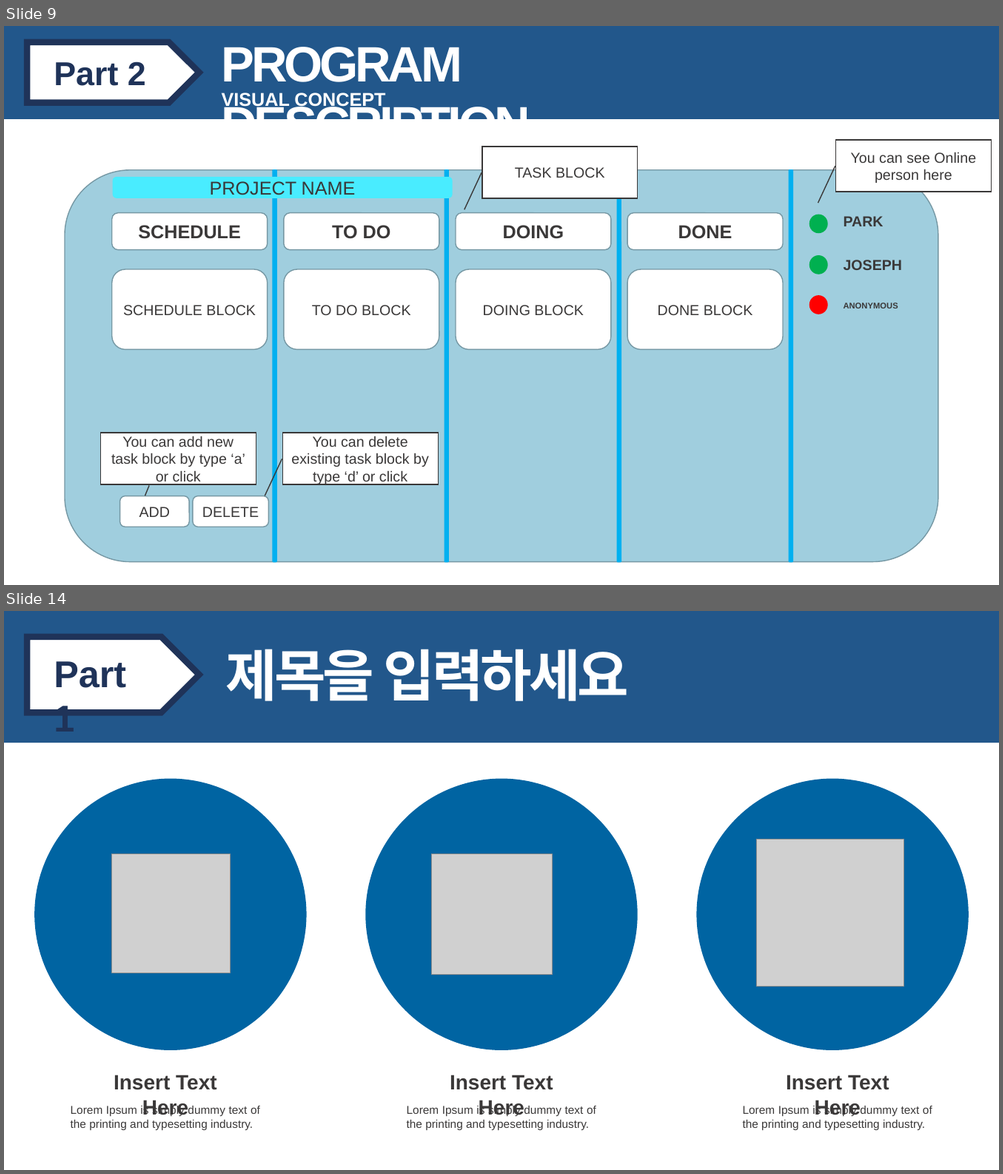
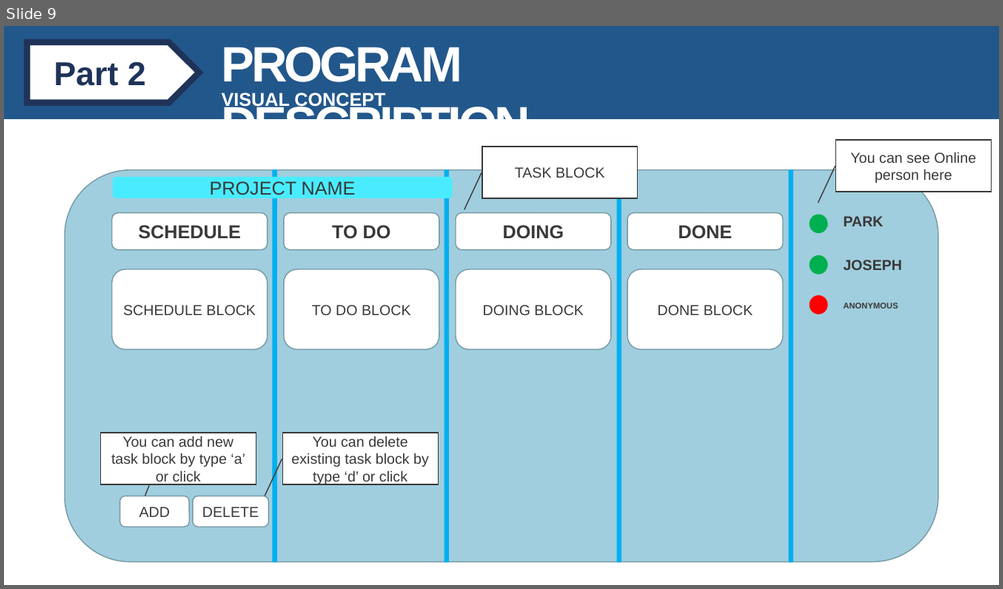
Before and after one commit to sysprogramming/sysproj, a slide deck: TEAM 11.pptx. Shown one above the other, each under a label of ours: slides 9 and 14 before the commit, slide 9 after it; the slides between them are not shown. The pictures are 1003x1174 and 1003x589 pixels, drawn with LibreOffice and Linux fonts; fonts in the diff are those of the drawing; grey boxes stand for pictures. Boxes give left, top, right and bottom in pixels: in the first picture for what was removed or moved away, otherwise in the second. Text is boxed around its words. In the diff, an @@ line names an element or a change of style, - is before the commit and + after.

```diff
--- a/TEAM 11.pptx
+++ b/TEAM 11.pptx
@@ slide 14 removed at bbox=[4, 611, 999, 1170], background #FFFFFF @@
@@ rectangle removed at bbox=[4, 611, 999, 743] @@
@@ pentagon arrow removed at bbox=[27, 637, 199, 713] @@
@@ text removed at bbox=[226, 649, 629, 701] @@
-제목을 입력하세요
@@ text removed at bbox=[54, 661, 126, 732] @@
-Part 1
@@ ellipse removed at bbox=[34, 779, 306, 1051] @@
@@ ellipse removed at bbox=[365, 779, 637, 1051] @@
@@ ellipse removed at bbox=[697, 779, 968, 1051] @@
@@ picture removed at bbox=[111, 854, 230, 973] @@
@@ picture removed at bbox=[432, 854, 552, 975] @@
@@ picture removed at bbox=[757, 840, 904, 986] @@
@@ text removed at bbox=[114, 1075, 217, 1116] @@
-Insert Text Here
@@ text removed at bbox=[449, 1075, 553, 1116] @@
-Insert Text Here
@@ text removed at bbox=[785, 1075, 889, 1116] @@
-Insert Text Here
@@ text removed at bbox=[71, 1105, 260, 1130] @@
-Lorem Ipsum is simply dummy text of the printing and typesetting industry.
@@ text removed at bbox=[407, 1105, 596, 1130] @@
-Lorem Ipsum is simply dummy text of the printing and typesetting industry.
@@ text removed at bbox=[743, 1105, 932, 1130] @@
-Lorem Ipsum is simply dummy text of the printing and typesetting industry.
```
Also in this commit, not shown: 3 slides changed, 2 slides added, 14 other slides removed.
